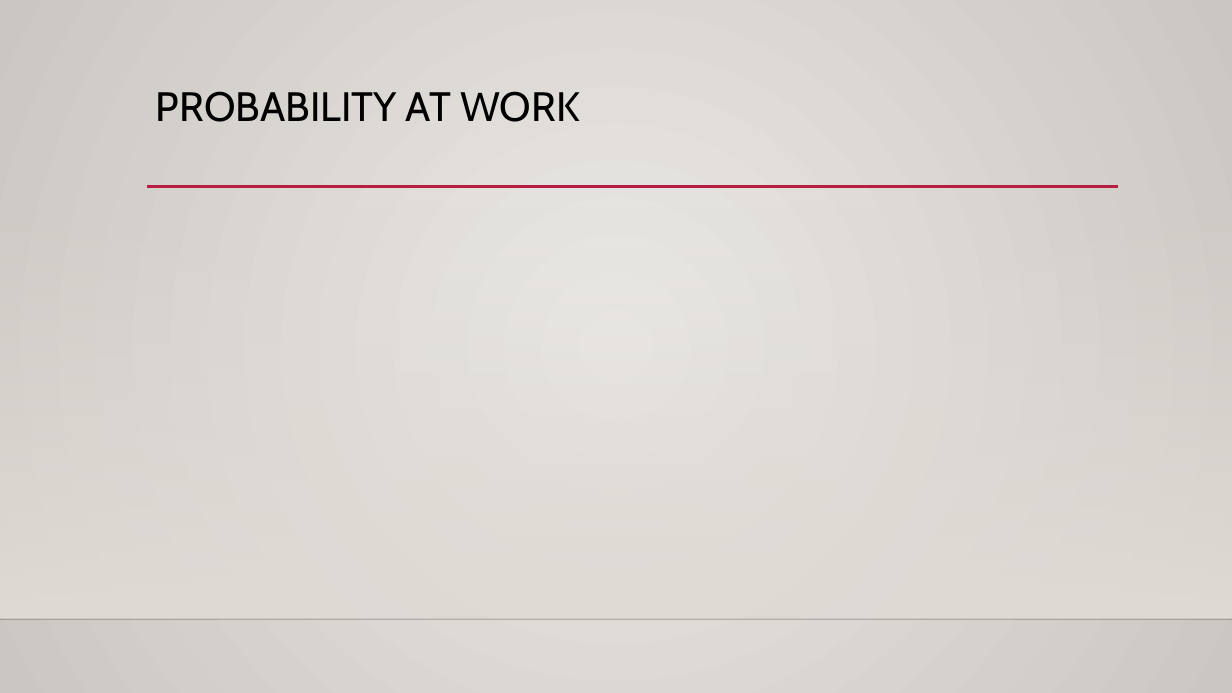
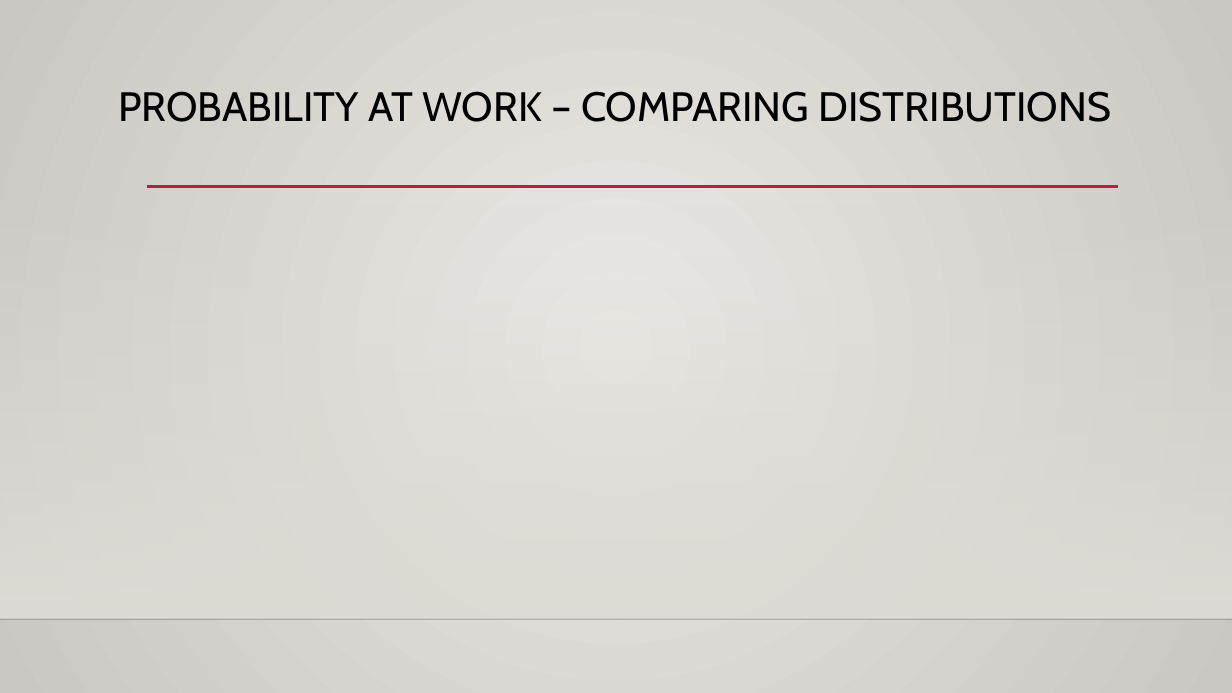
Before and after one commit to AkeemSemperDataScience/Basic_Stats_in_Python_Student_Repository, a slide deck: slide 23 of reference_material/slides/013_Probability_and_Bayes.pptx (slide 14 before the commit). Drawn at 1232x693 pixels with LibreOffice and Linux fonts; fonts in the diff are those of the drawing; background and template pictures are left out. Boxes give left, top, right and bottom in pixels: in the first picture for what was removed or moved away, otherwise in the second. Text is boxed around its words. In the diff, an @@ line names an element or a change of style, - is before the commit and + after.

```diff
--- a/reference_material/slides/013_Probability_and_Bayes.pptx
+++ b/reference_material/slides/013_Probability_and_Bayes.pptx
@@ title at (118,91,1112,122): text changed @@
-PROBABILITY AT WORK
+PROBABILITY AT WORK – COMPARING DISTRIBUTIONS
```
Also in this commit, not shown: 15 other slides changed, 13 slides added, 1 slide removed.
